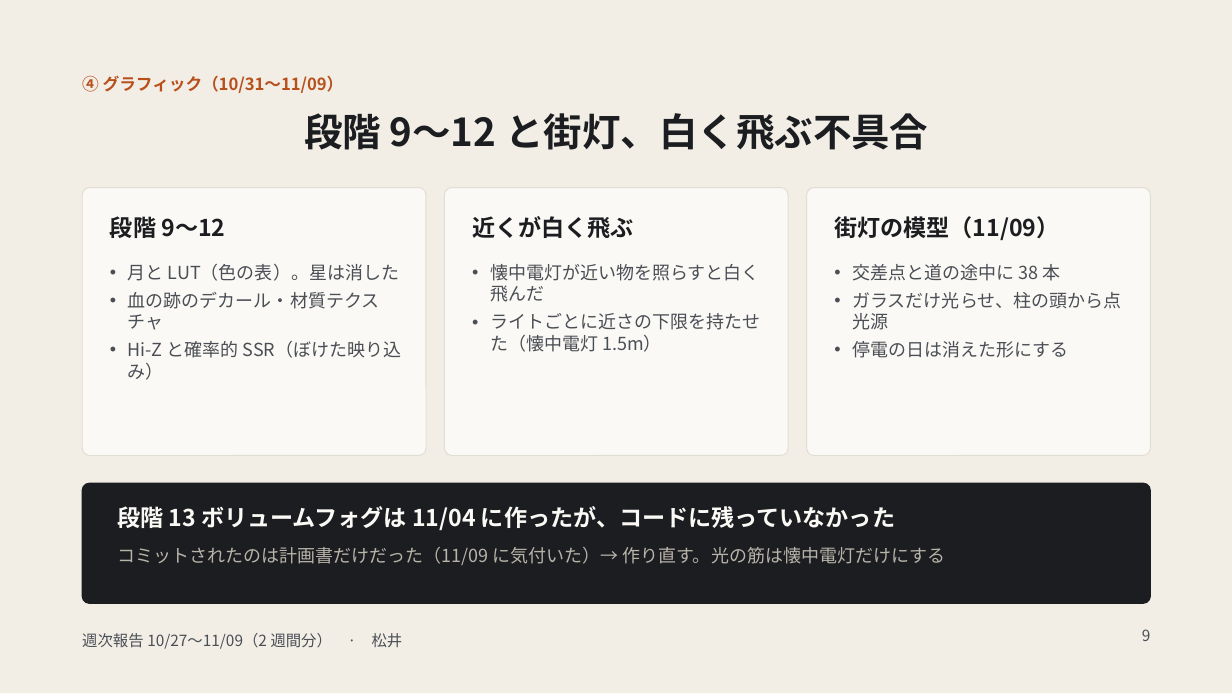
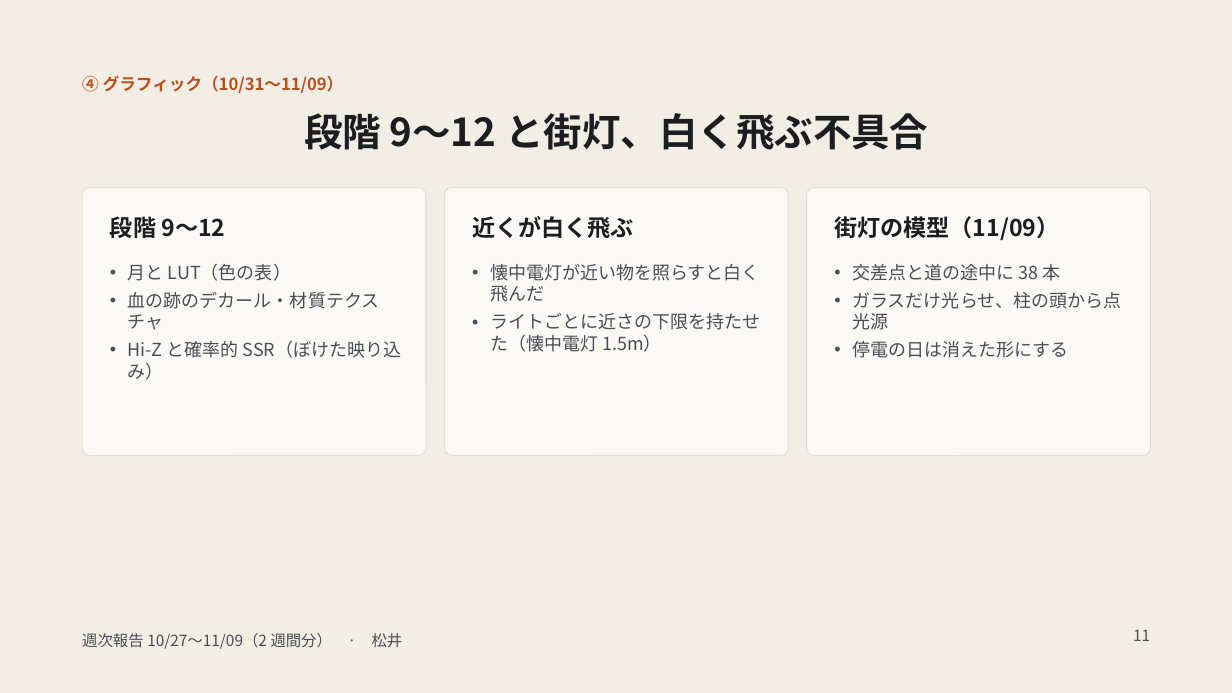
Before and after one commit to madoromi05/LastDrop, a slide deck: slide 11 of SummaryPlan/報告書/週次報告 10 27〜11 09.pptx (slide 9 before the commit). Drawn at 1232x693 pixels with LibreOffice and Linux fonts; fonts in the diff are those of the drawing. Boxes give left, top, right and bottom in pixels: in the first picture for what was removed or moved away, otherwise in the second. Text is boxed around its words. In the diff, an @@ line names an element or a change of style, - is before the commit and + after.

```diff
--- a/SummaryPlan/報告書/週次報告 10 27〜11 09.pptx
+++ b/SummaryPlan/報告書/週次報告 10 27〜11 09.pptx
@@ text at <box>128,264,291,281</box>: text changed @@
-• 月と LUT（色の表）。星は消した
+• 月と LUT（色の表）
@@ rounded rectangle removed at <box>82,483,1151,604</box> @@
@@ text removed at <box>117,503,895,532</box> @@
-段階 13 ボリュームフォグは 11/04 に作ったが、コードに残っていなかった
@@ text removed at <box>117,547,946,565</box> @@
-コミットされたのは計画書だけだった（11/09 に気付いた）→ 作り直す。光の筋は懐中電灯だけにする
@@ page number at <box>1133,629,1150,641</box>: text changed @@
-9
+11
```
Also in this commit, not shown: 6 other slides changed, 3 slides added, 5 slides removed, 1 other file.
